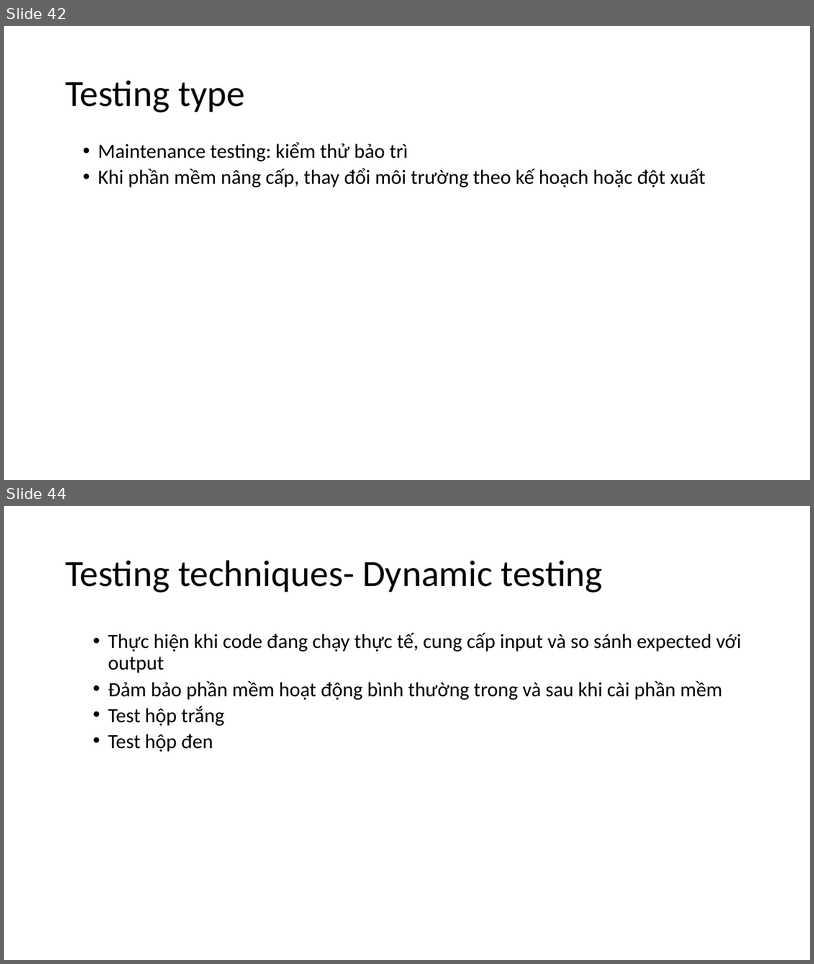
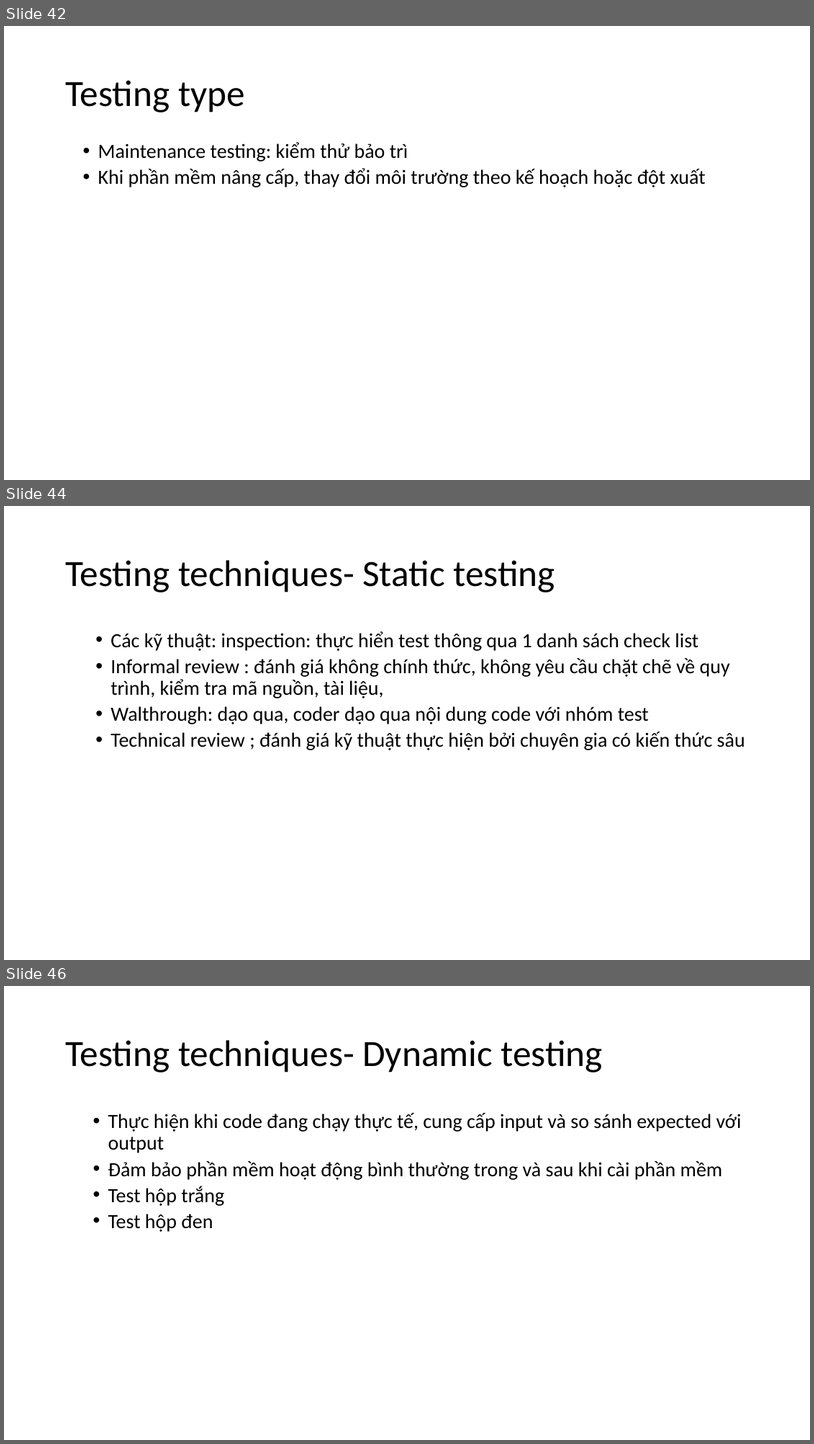
Before and after one commit to shinnobi/software_testing, a slide deck: slide/VMP_SOFTWARE_TEST.pptx. Shown one above the other, each under a label of ours: slides 42 and 44 before the commit, slides 42, 44 and 46 after it; the slides between them are not shown. The pictures are 814x964 and 814x1444 pixels, drawn with LibreOffice and Linux fonts; fonts in the diff are those of the drawing. Boxes give left, top, right and bottom in pixels: in the first picture for what was removed or moved away, otherwise in the second. Text is boxed around its words. In the diff, an @@ line names an element or a change of style, - is before the commit and + after.

```diff
--- a/slide/VMP_SOFTWARE_TEST.pptx
+++ b/slide/VMP_SOFTWARE_TEST.pptx
@@ slide 44 added at (4,506,810,960), background #FFFFFF @@
@@ title added at (65,560,556,592), 44 pt, text #000000 @@
+Testing techniques- Static testing
@@ text added at (111,631,746,750), 24 pt, text #000000 @@
+  • Các kỹ thuật: inspection: thực hiển test thông qua 1 danh sách check list
+  • Informal review : đánh giá không chính thức, không yêu cầu chặt chẽ về quy trình, kiểm tra mã nguồn, tài liệu,
+  • Walthrough: dạo qua, coder dạo qua nội dung code với nhóm test
+  • Technical review ; đánh giá kỹ thuật thực hiện bởi chuyên gia có kiến thức sâu
@@ what was slide 44 is now slide 46 @@
```
Also in this commit, not shown: 1 slide changed, 1 other slide added.
